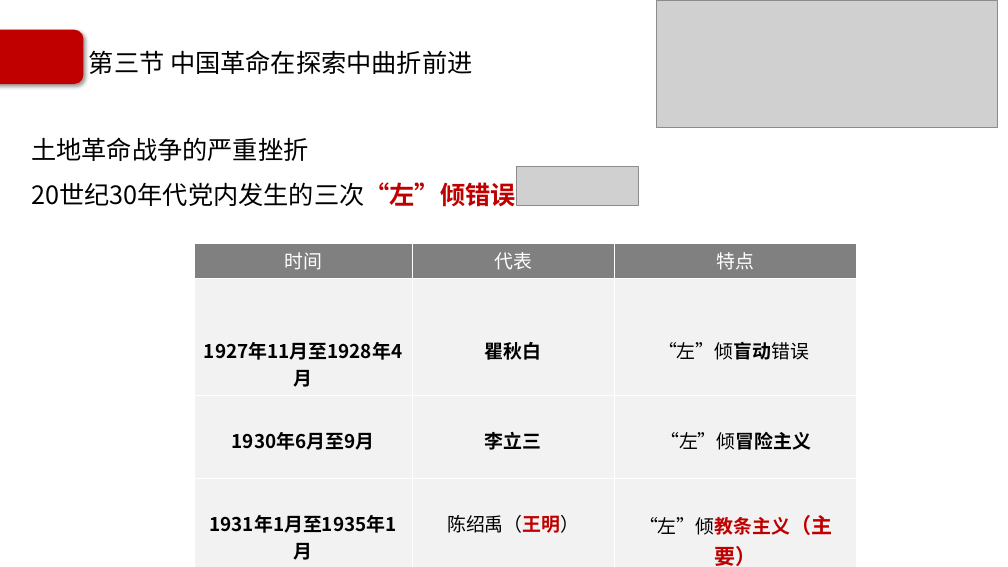
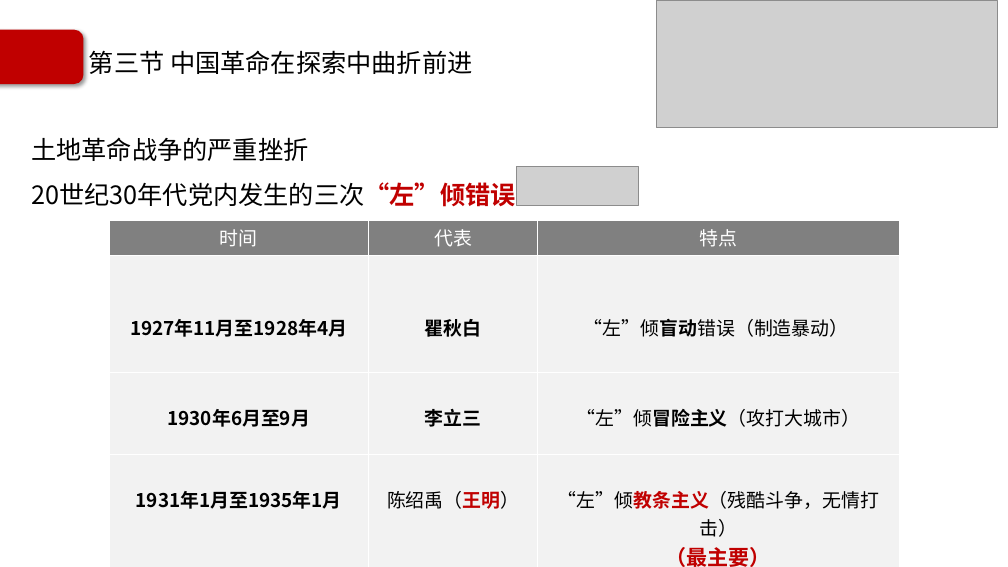
Before and after one commit to Call-me-zhy/tangtang, a slide deck: slide 56 of 5 中国近现代史纲要/课件/中国近现代史纲要精讲5.pptx (slide 55 before the commit). Drawn at 1008x567 pixels with LibreOffice and Linux fonts; fonts in the diff are those of the drawing; grey boxes stand for pictures; background and template pictures are left out. Boxes give left, top, right and bottom in pixels: in the first picture for what was removed or moved away, otherwise in the second. Text is boxed around its words. In the diff, an @@ line names an element or a change of style, - is before the commit and + after.

```diff
--- a/5 中国近现代史纲要/课件/中国近现代史纲要精讲5.pptx
+++ b/5 中国近现代史纲要/课件/中国近现代史纲要精讲5.pptx
@@ table at (109, 220, 899, 567) @@
-row 2, column 3: “左”倾盲动错误
+row 2, column 3: “左”倾盲动错误（制造暴动）
-row 3, column 3: “左”倾冒险主义
+row 3, column 3: “左”倾冒险主义（攻打大城市）
-row 4, column 3: “左”倾教条主义（主要）
+row 4, column 3: “左”倾教条主义（残酷斗争，无情打击） / （最主要）
@@ table: place and size @@
-table at (194, 243, 857, 567)
+table at (109, 220, 899, 567)
```
Also in this commit, not shown: 15 other slides changed, 6 slides added, 8 other files.
